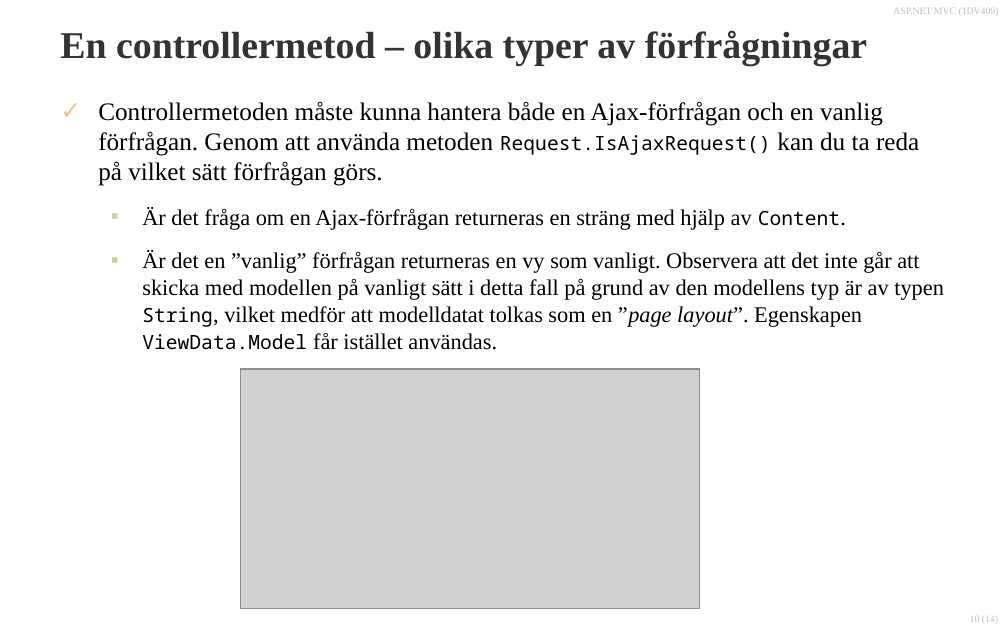
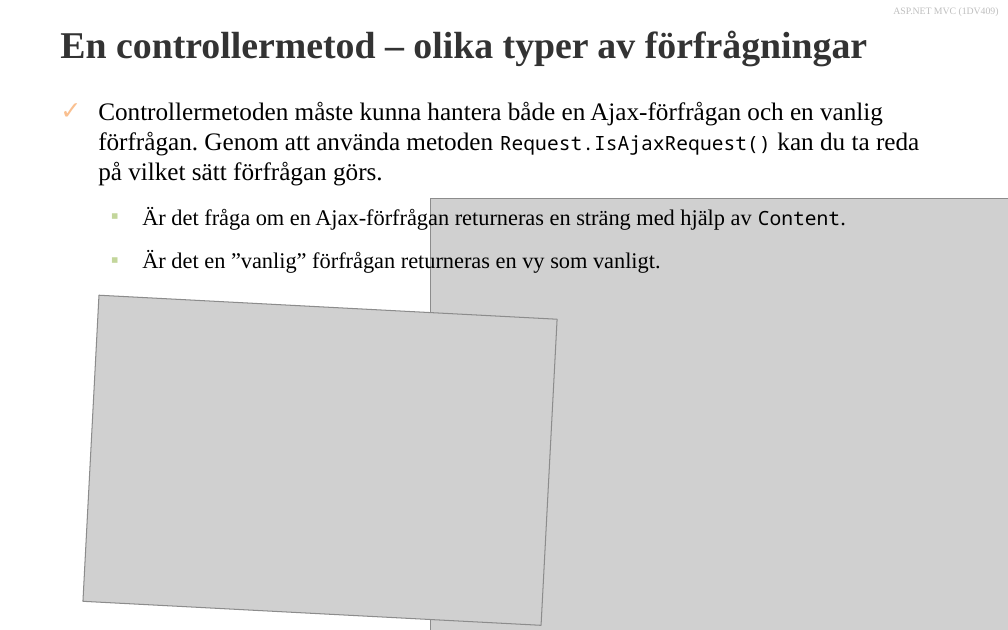
Before and after one commit to 1dv409/kursmaterial, a slide deck: slide 8 of Presentationsmaterial/Dokument/1.7 Unobtrusive Ajax.pptx (slide 10 before the commit). Drawn at 1008x630 pixels with LibreOffice and Linux fonts; fonts in the diff are those of the drawing; grey boxes stand for pictures; background and template pictures are left out. Boxes give left, top, right and bottom in pixels: in the first picture for what was removed or moved away, otherwise in the second. Text is boxed around its words. In the diff, an @@ line names an element or a change of style, - is before the commit and + after.

```diff
--- a/Presentationsmaterial/Dokument/1.7 Unobtrusive Ajax.pptx
+++ b/Presentationsmaterial/Dokument/1.7 Unobtrusive Ajax.pptx
@@ picture added at box(430, 199, 1008, 630) @@
@@ text at box(142, 251, 661, 274): text changed @@
-  ▪ Är det en ”vanlig” förfrågan returneras en vy som vanligt. Observera att det inte går att skicka med modellen på vanligt sätt i detta fall på grund av den modellens typ är av typen String, vilket medför att modelldatat tolkas som en ”page layout”. Egenskapen ViewData.Model får istället användas.
+  ▪ Är det en ”vanlig” förfrågan returneras en vy som vanligt.
@@ picture added at box(83, 296, 557, 626) @@
@@ picture removed at box(240, 369, 699, 609) @@
@@ page number removed at box(970, 616, 998, 623) @@
-10 (14)
```
Also in this commit, not shown: 10 other slides changed, 2 slides removed.
